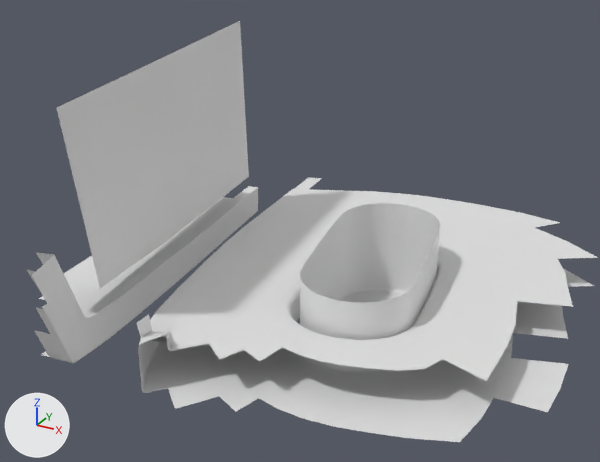
A saved change to the OBJ model PadForge.App/3DModels/DualSense/Edge/Start.obj.
Rendered twice from a camera (50 mm lens) standing at (46.25, -60.6, -10.36) and looking at (35.29, -40.67, -20.32). The lights are fixed; the arrows at lower left show +X, +Y and +Z. The older version comes first. Where no turn or scale is listed for an object, it has been applied to the vertices.

The scene before the commit, as lines of its bpy script (objects in view):
```python
me_start = bpy.data.meshes.new('Start')
me_start.from_pydata(...)  # 1185 vertices, 1075 faces; spans x 28.8..43.5, y -48.2..-31.3, z -23.6..-15.2
ob_start = bpy.data.objects.new('Start', me_start)
ob_start.location = (0.0, 0.0, 0.0)
```
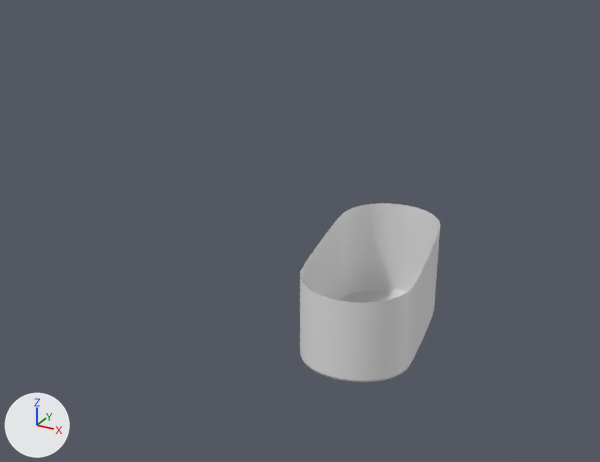
Boxes [x1, y1, x2, y2] around the edits, measured in the pictures (600 x 462 px):
'Start', reshaped: before [27, 21, 598, 442]; after [300, 203, 440, 382]
part 1 of me_start, deleted: before [138, 177, 598, 442]
part 2 of me_start, deleted: before [27, 186, 258, 363]
part 3 of me_start, deleted: before [57, 21, 249, 288]
part 4 of me_start, deleted: before [137, 314, 175, 344]

What changed in the scene script:
```text
Change me_start:
    used by ob_start; location = (0.0, 0.0, 0.0)
    remove me_start.from_pydata(...)  # 1185 vertices, 1075 faces; spans x 28.8..43.5, y -48.2..-31.3, z -23.6..-15.2
    add me_start.from_pydata(...)  # 291 vertices, 272 faces; spans x 35.7..39.5, y -43.8..-37.1, z -23.6..-20.4
    me_start part 1: the loose piece of 591 vertices spanning x 30.7..43.5, y -47.8..-31.3, z -23.3..-20.6 is deleted
    me_start part 2: the loose piece of 279 vertices spanning x 29.1..32.2, y -48.2..-34.1, z -23.1..-19.0 is deleted
    me_start part 3: the loose piece of 18 vertices spanning x 28.8..32.9, y -47.5..-35.5, z -21.1..-15.2 is deleted
    me_start part 4: the loose piece of 6 vertices spanning x 34.4..35.1, y -47.3..-46.7, z -21.0..-20.4 is deleted
```
